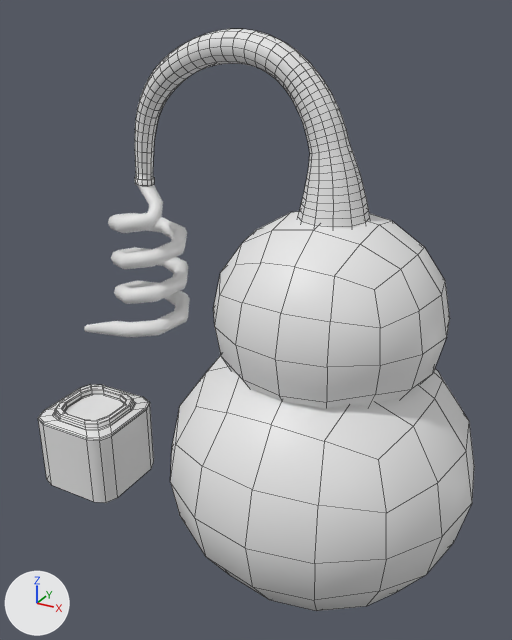
Two versions of the FBX model Content/3D/HighBlockoutMesh/DestillationStation/DestillationStation.fbx, one commit apart.
One viewpoint serves both versions: a camera (50 mm lens) standing at (0.608, -1.53, 1.424) and looking at (-0.21, -0.044, 0.681). The axes (+X, +Y, +Z) are drawn at lower left. The lights are the same throughout. The first picture is the older version. Mesh edges are drawn as thin lines on the coarser meshes. Where no turn or scale is listed for an object, it has been applied to the vertices.

The first picture shows 'DistillationDeviceArm', 'DistillationDeviceBase_01', 'DistillationDeviceBase_02', 'DistillationDevicePHolder', 'DistillationDeviceSpring'.
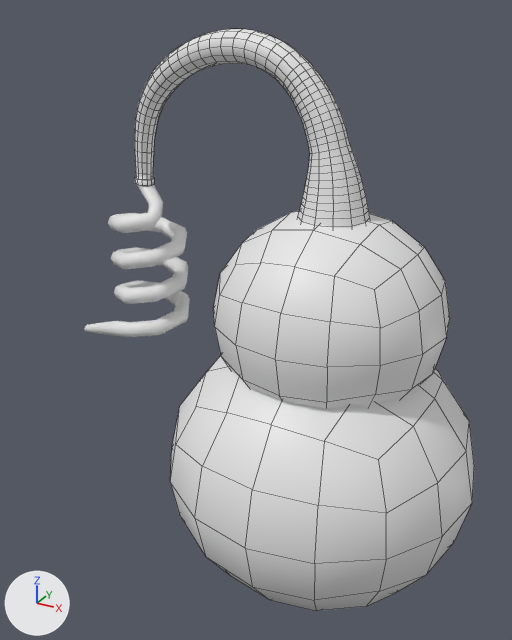
Where the change shows, as pixel boxes (x1, y1, x2, y2) in the pictures (512 x 640 px):
'DistillationDevicePHolder', deleted: before (38, 384, 154, 503)

The change, as a diff of the scene's bpy script:
```diff
--- a/Content/3D/HighBlockoutMesh/DestillationStation/DestillationStation.fbx.py
+++ b/Content/3D/HighBlockoutMesh/DestillationStation/DestillationStation.fbx.py
@@ ob_distillationdevicepholder @@
-ob_distillationdevicepholder = bpy.data.objects.new('DistillationDevicePHolder', me_cube_005)
-ob_distillationdevicepholder.location = (0.0, 0.0, 0.0)
```
